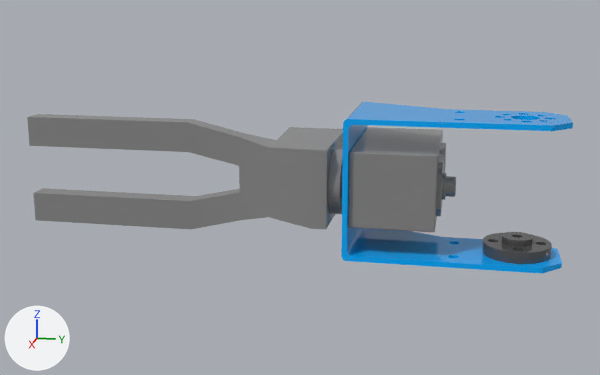
The OBJ model assets/xarm-s3.obj, before and after one commit.
Before and after are seen from a 50 mm lens placed at (246.1, -16.9, 58.9), pointed at (-10.3, -68.2, -5.1). Arrows for +X, +Y and +Z are at lower left; the lights stay in place. The older version comes first. Where no turn or scale is listed for an object, it has been applied to the vertices.

Names of what the first picture shows: 'Circumference.002', 'Circumference.003', 'Servo_2', 'Servo_3_to_Servo_2'.
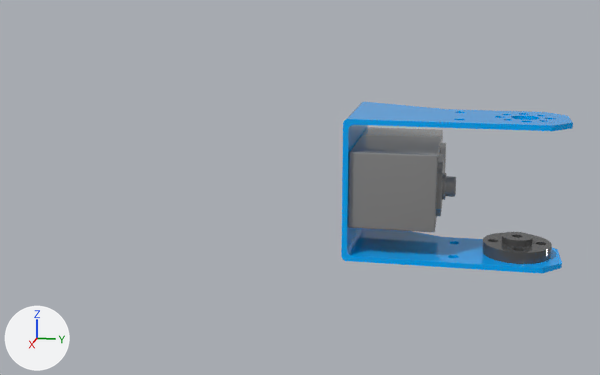
Where the change shows, as pixel boxes (x1, y1, x2, y2) in the pictures (600 x 375 px):
'Circumference.002', deleted
    before: (27, 114, 343, 229)

The edits, one by one:
Object 'Circumference.002' (ob_circumference_002) is deleted.
